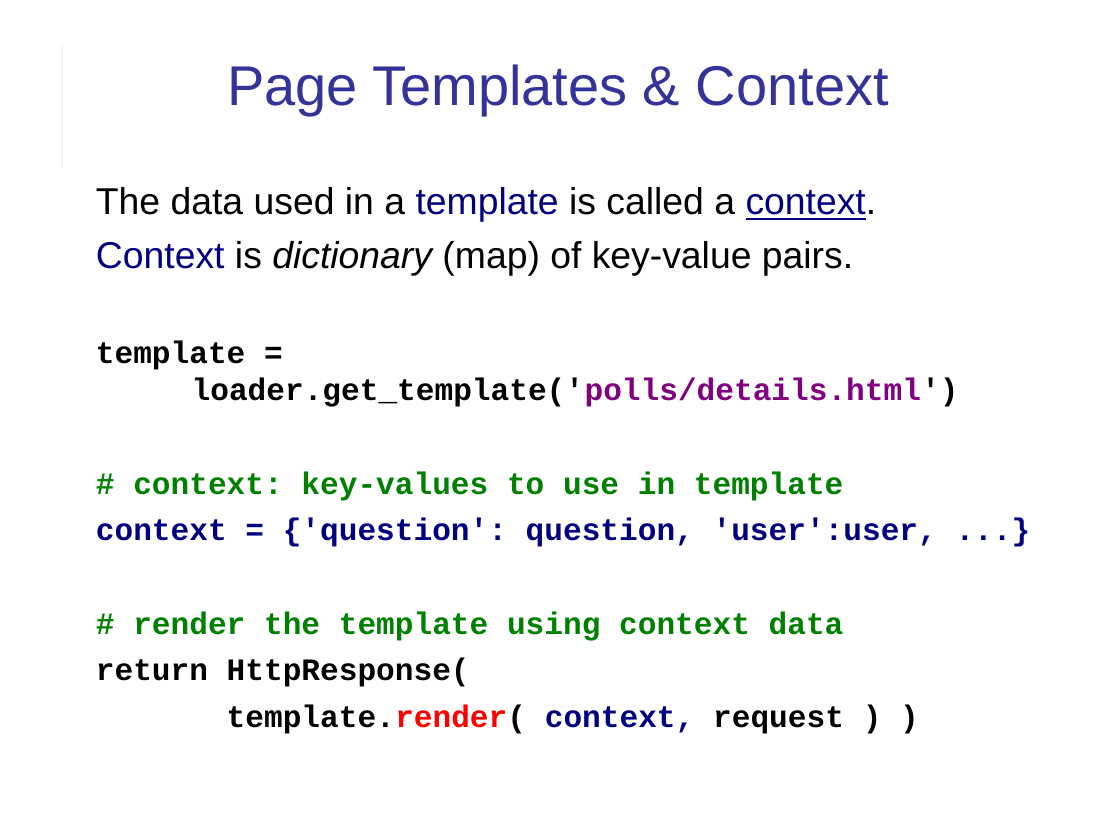
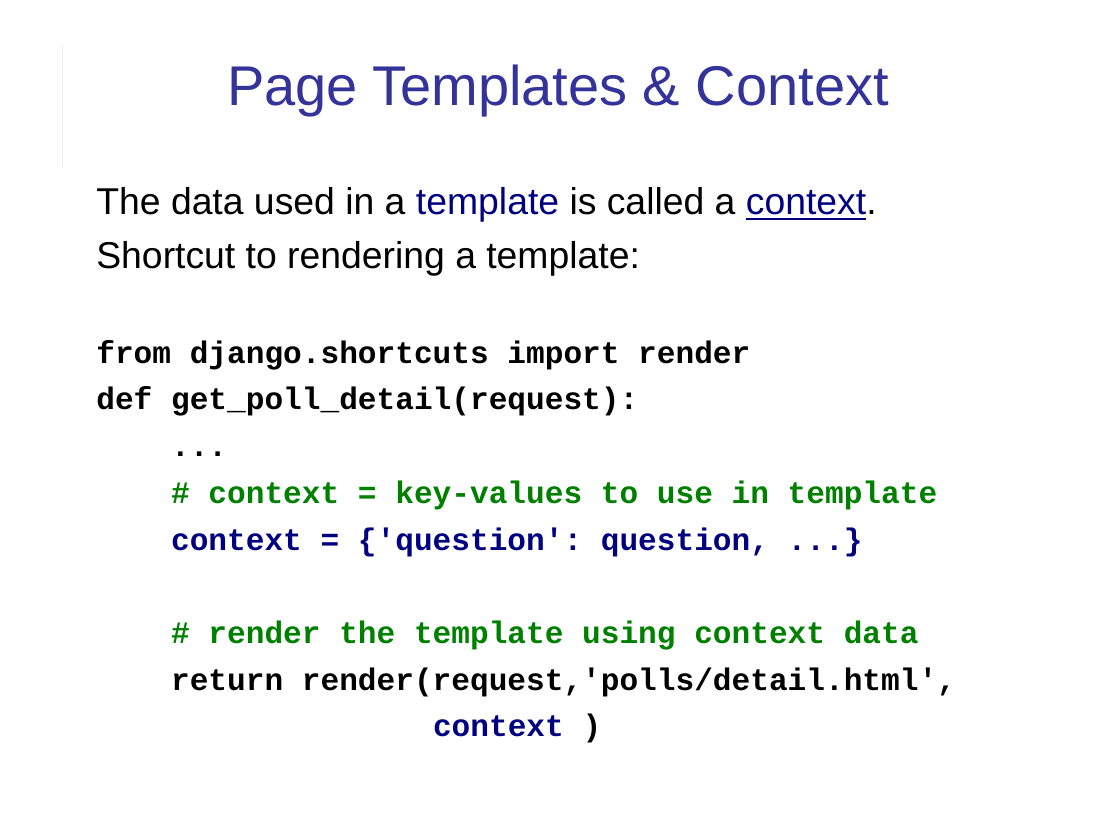
Before and after one commit to cpske/ISP, a slide deck: slide 8 of django/Django-review-1.ppt (slide 7 before the commit). Drawn at 1120x840 pixels with LibreOffice and Linux fonts; fonts in the diff are those of the drawing. Boxes give left, top, right and bottom in pixels: in the first picture for what was removed or moved away, otherwise in the second. Text is boxed around its words. In the diff, an @@ line names an element or a change of style, - is before the commit and + after.

Commit message:
Add slides for django review

```diff
--- a/django/Django-review-1.ppt
+++ b/django/Django-review-1.ppt
@@ text at [96,241,937,557]: text changed @@
-Context is dictionary (map) of key-value pairs.
-template =
-loader.get_template('polls/details.html')
-# context: key-values to use in template
-context = {'question': question, 'user':user, ...}
+Shortcut to rendering a template:
+from django.shortcuts import render
+def get_poll_detail(request):
+...
+# context = key-values to use in template
+context = {'question': question, ...}
@@ text at [171,667,956,737]: text changed @@
-return HttpResponse(
-template.render( context, request ) )
+return render(request,'polls/detail.html',
+context )
```
Also in this commit, not shown: 15 other slides changed, 1 slide added, 1 other file.
